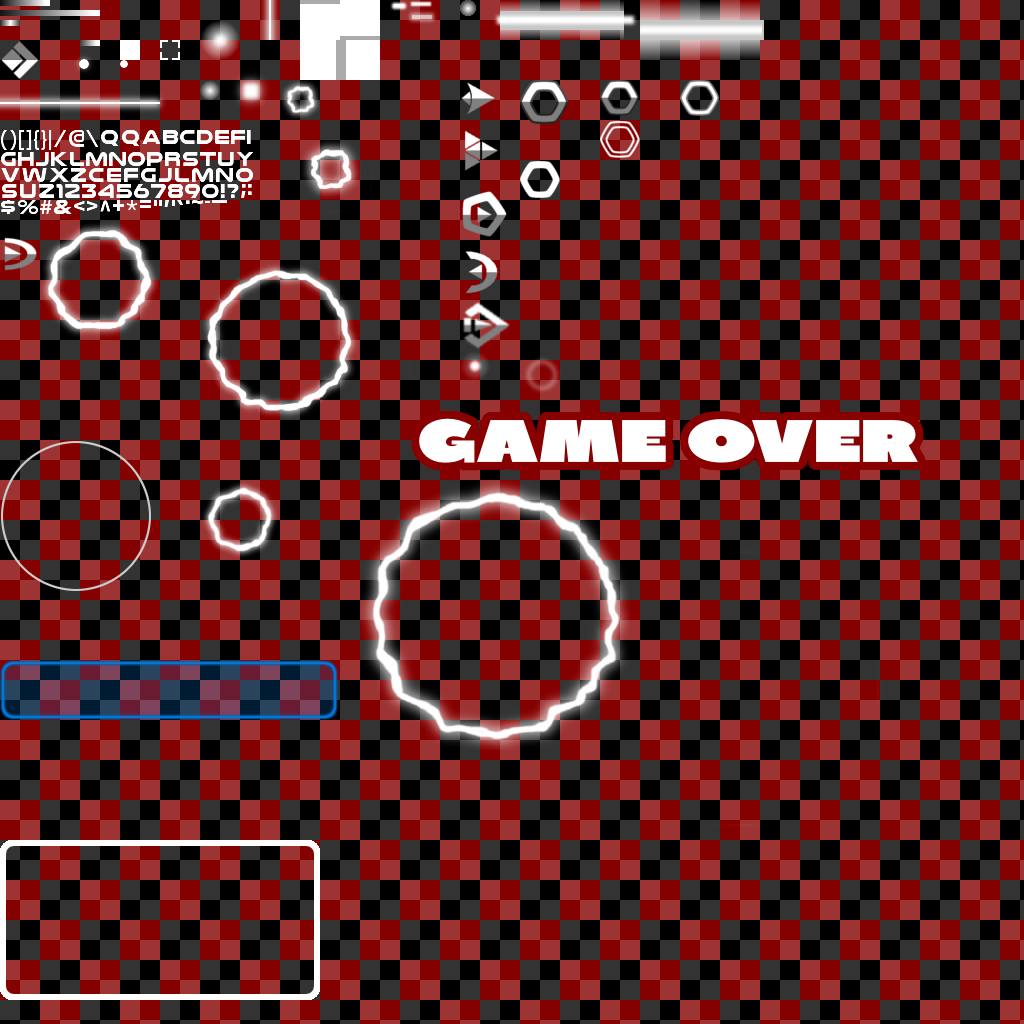
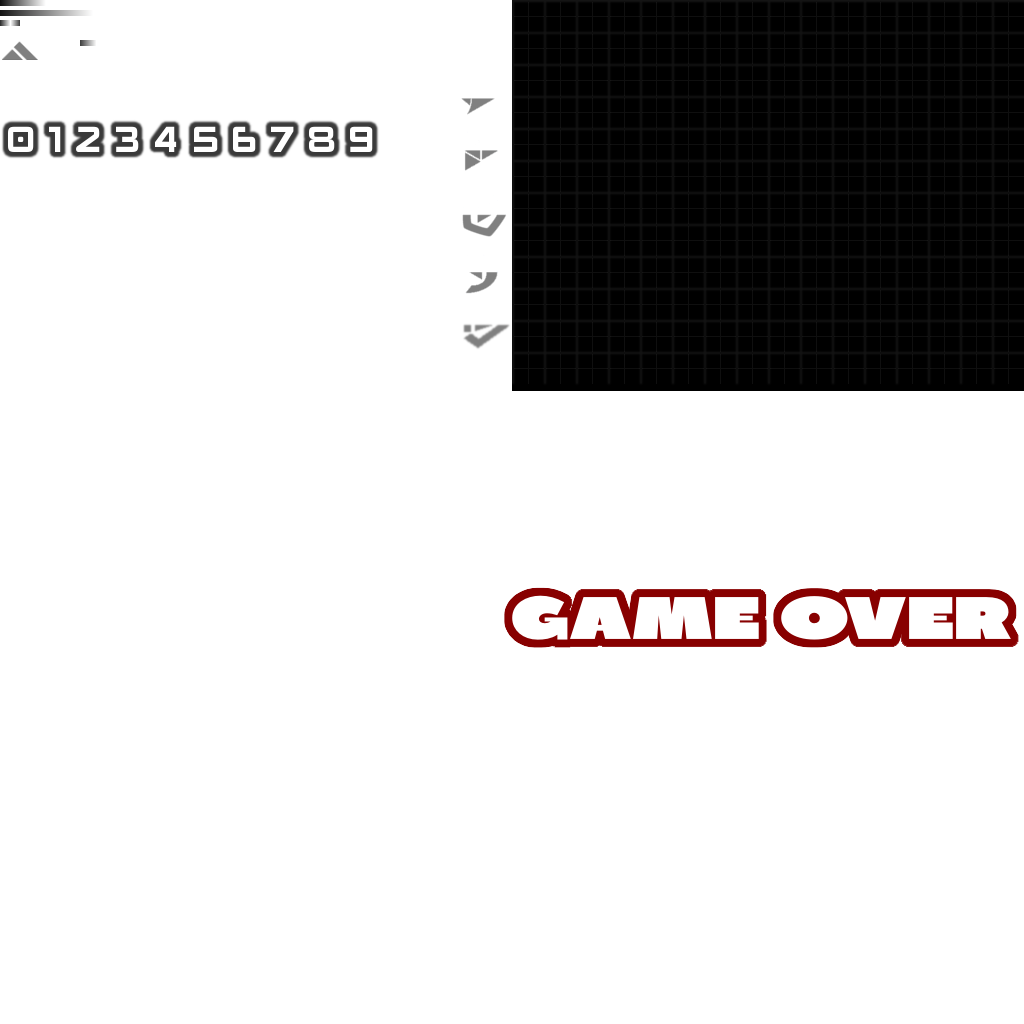
Layer changes from the first 1024 x 1024 image to the second:
showed "Ebene #2", opacity 100% → 8%, moved it above "Ebene", painted on it over [510, 0, 1024, 400]
showed "Ebene", opacity 100% → 6%, painted on it over [512, 0, 1024, 384]
showed "Ebene #4", moved it above "Ebene #3", painted on it over [1, 119, 380, 200]
removed layer "Ebene #14" over [520, 80, 568, 124]
removed layer "Ebene #8" over [600, 121, 640, 158]
painted on "Ebene #24" over [0, 0, 1024, 1000]
hid "Ebene #17" over [0, 0, 1024, 1024]
